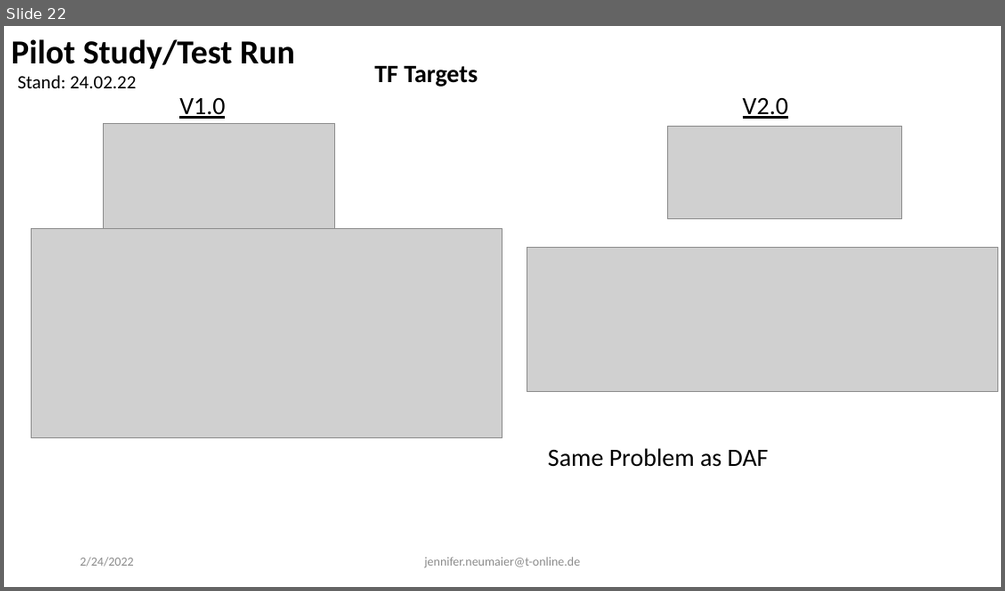
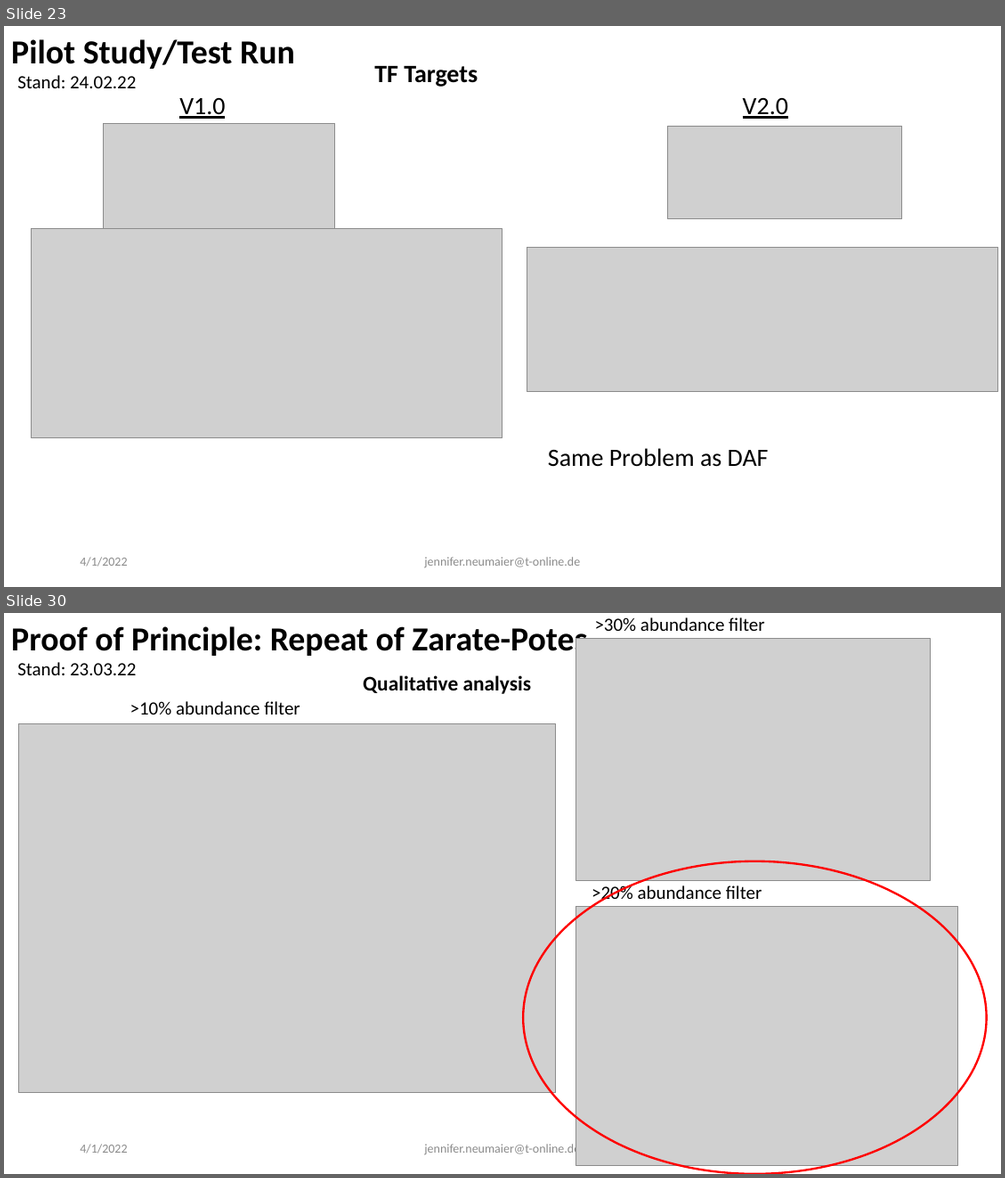
Before and after one commit to evoecogen/WormExp, a slide deck: Documentation/Project_Presentation_210922.pptx. Shown one above the other, each under a label of ours: slide 22 before the commit, slides 23 and 30 after it; the slides between them are not shown. The pictures are 1005x591 and 1005x1178 pixels, drawn with LibreOffice and Linux fonts; fonts in the diff are those of the drawing; grey boxes stand for pictures. Boxes give left, top, right and bottom in pixels: in the first picture for what was removed or moved away, otherwise in the second. Text is boxed around its words. In the diff, an @@ line names an element or a change of style, - is before the commit and + after.

```diff
--- a/Documentation/Project_Presentation_210922.pptx
+++ b/Documentation/Project_Presentation_210922.pptx
@@ slide 30 added at (4,613,1001,1174), background #FFFFFF @@
@@ text added at (11,626,587,658), 32.4 pt, text #000000, bold @@
+Proof of Principle: Repeat of Zarate-Potes
@@ picture added at (576,639,930,880) @@
@@ text added at (595,617,764,631), 18 pt, text #000000 @@
+>30% abundance filter
@@ text added at (17,662,136,675), 18 pt, text #000000 @@
+Stand: 23.03.22
@@ text added at (363,675,532,694), 20 pt, text #000000, bold @@
+Qualitative analysis
@@ text added at (130,701,299,714), 18 pt, text #000000 @@
+>10% abundance filter
@@ picture added at (18,723,556,1093) @@
@@ ellipse added at (523,861,987,1174), outline #FF0000 2 pt @@
@@ text added at (591,884,761,905), 18 pt, text #000000 @@
+>20% abundance filter
@@ picture added at (576,907,957,1166) @@
@@ text added at (80,1143,127,1153), 12 pt, text #8C8C8C @@
+4/1/2022
@@ text added at (424,1142,580,1156), 12 pt, text #8C8C8C @@
+jennifer.neumaier@t-online.de
@@ what was slide 22 is now slide 23 @@
@@ slide 23 changed as well @@
@@ text at (80,556,127,566): text changed @@
-2/24/2022
+4/1/2022
```
Also in this commit, not shown: 30 other slides changed, 15 other slides added, 5 other files.
